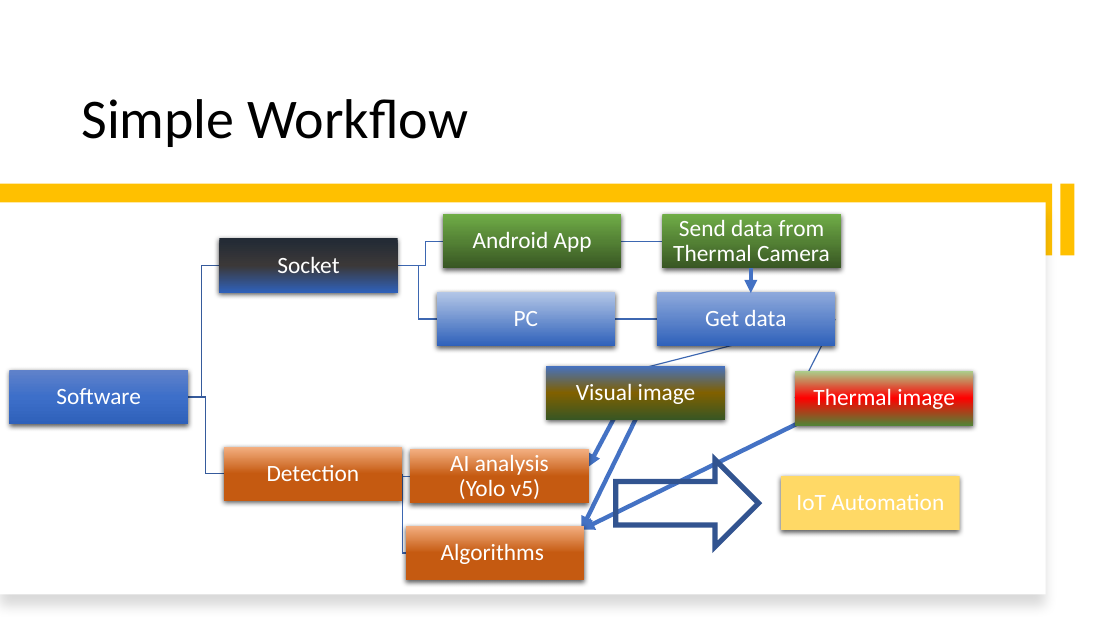
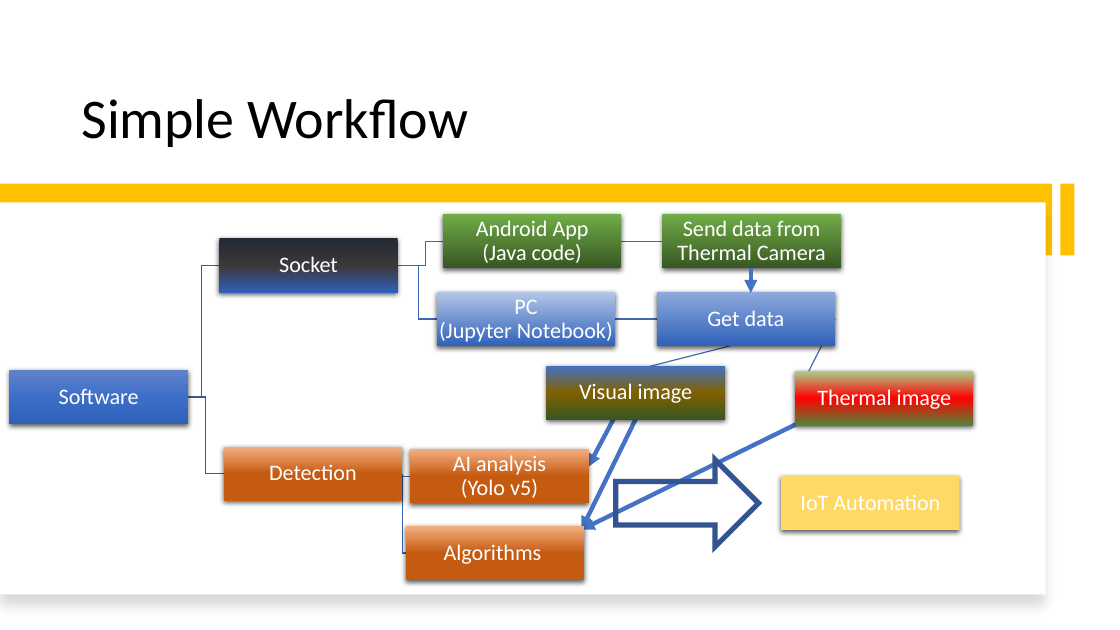
Before and after one commit to smarttommyau/aiot_bedroom, a slide deck: slide 8 of project_documents/P21_pitching_deck_AIoT Bedroom.pptx. Drawn at 1120x630 pixels with LibreOffice and Linux fonts; fonts in the diff are those of the drawing. Boxes give left, top, right and bottom in pixels: in the first picture for what was removed or moved away, otherwise in the second. Text is boxed around its words. In the diff, an @@ line names an element or a change of style, - is before the commit and + after.

Commit message:
ppt update

```diff
--- a/project_documents/P21_pitching_deck_AIoT Bedroom.pptx
+++ b/project_documents/P21_pitching_deck_AIoT Bedroom.pptx
@@ text at [476, 220, 589, 263]: text changed; size 20 to 19 pt @@
-Android App
+Android App
+(Java code)
@@ text at [439, 299, 613, 344]: text changed; size 20 to 19 pt @@
-PC
+PC
+(Jupyter Notebook)
@@ size 20 to 19 pt in 10 elements at [59, 389, 139, 404], [279, 256, 338, 272], [677, 220, 826, 260], [707, 310, 785, 326], [579, 381, 693, 403], [817, 389, 952, 411], [269, 464, 357, 480], [453, 455, 546, 498], [444, 544, 542, 564], [800, 495, 940, 510] @@
```
Also in this commit, not shown: 7 other slides changed, 13 slides added.
